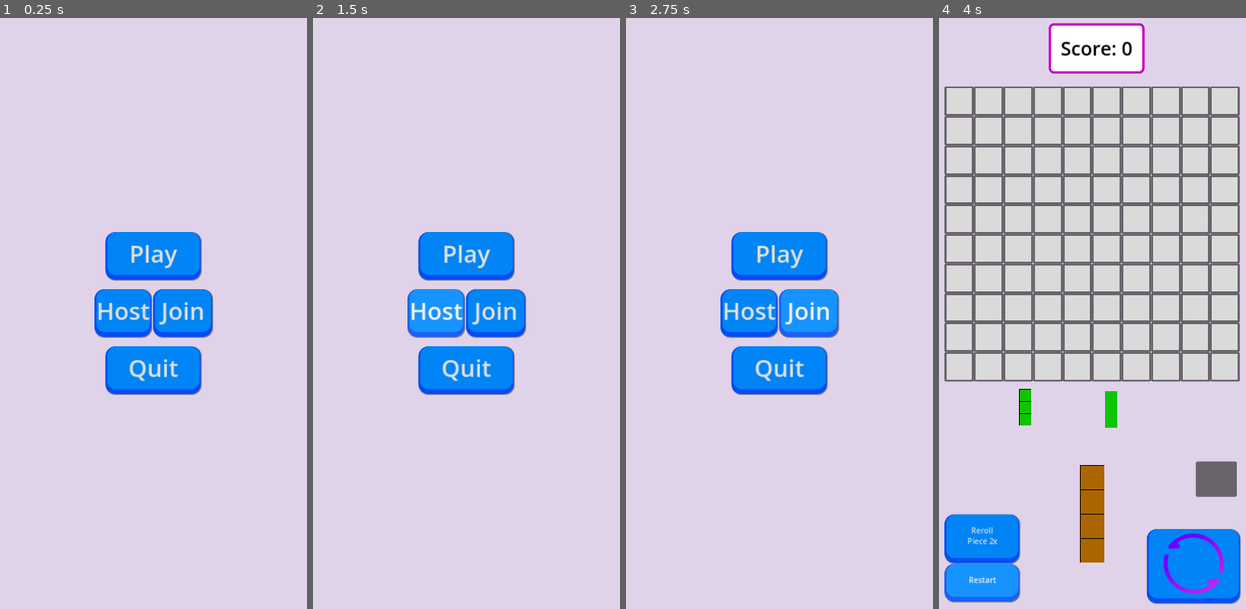
Above: before the commit, frames 1-4 (left to right).
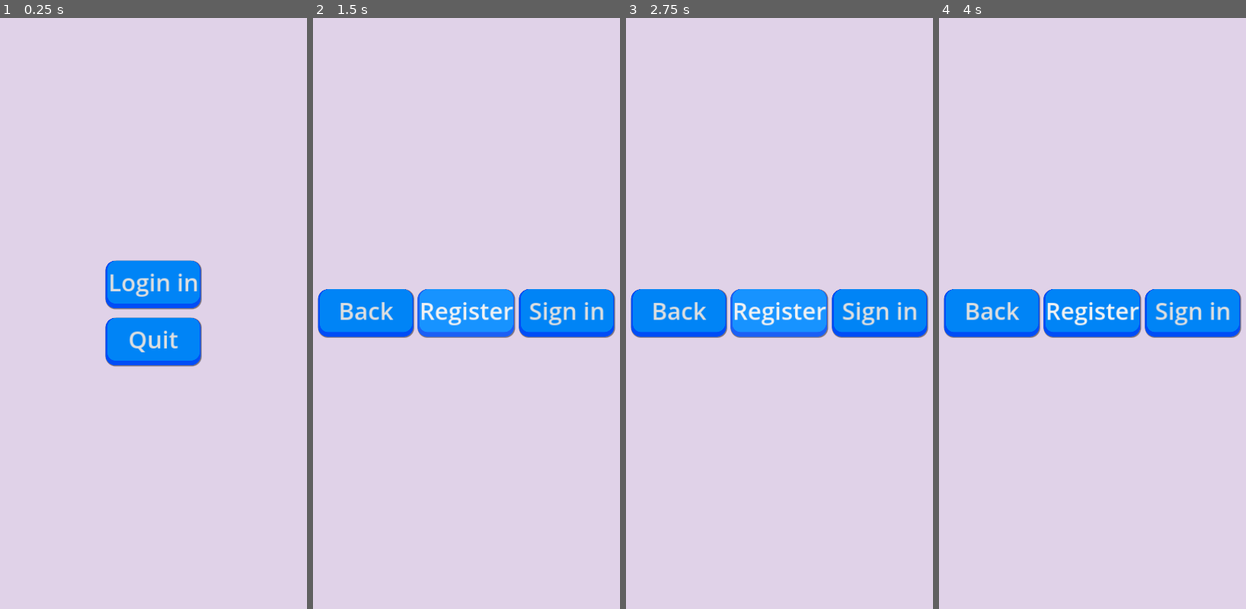
Above: after the commit, the same moments.

Repository: Awe0/Color-Jam
Game: Godot game, scene res://Scenes/Menu.tscn
Two runs of this game, one before a commit and one after it. Both use one fixed random seed, a clock stepped at 60 frames per second and the inputs below.
Inputs (mouse positions are in pixels of both pictures, inside the frame that each line leads up to):
- Up to frame 1 (0.25 s): no input
- Up to frame 2 (1.5 s): click (466, 283) at 0.5 s, where only the run after the commit has a clickable "Login in"; click (435, 313) at 1.25 s, where only the run before the commit has a clickable "Host"
- Up to frame 3 (2.75 s): click (807, 313) at 2 s, where only the run before the commit has a clickable "Join"
- Up to frame 4 (4 s): click (1092, 254) at 2.75 s, where only the run before the commit has a clickable "Play"; click (981, 585) at 3.5 s, where only the run before the commit has a clickable "Restart"

The runs differ from the first frame. In frame 1, 6.3% of the frame differs, in the area x 30-70%, y 36-64%; in frame 2, 11%; in frame 3, 11%; in frame 4, 30%, in the area x 1-99%, y 0-100%.

Commit message:
modif menu

Diff:
--- a/Scenes/Menu.tscn
+++ b/Scenes/Menu.tscn
@@ -35,6 +35,7 @@
 alignment = 1
 
 [node name="Play" type="Label" parent="VBoxContainer"]
+visible = false
 layout_mode = 2
 theme_override_font_sizes/font_size = 50
 horizontal_alignment = 1
@@ -77,18 +78,10 @@
 grow_horizontal = 2
 grow_vertical = 2
 
-[node name="HBoxContainer" type="HBoxContainer" parent="VBoxContainer/Multi/MarginContainer"]
-layout_mode = 2
-
-[node name="join_button" type="Button" parent="VBoxContainer/Multi/MarginContainer/HBoxContainer"]
+[node name="login_button" type="Button" parent="VBoxContainer/Multi/MarginContainer"]
 layout_mode = 2
 theme_override_font_sizes/font_size = 50
-text = "Host"
-
-[node name="host_button" type="Button" parent="VBoxContainer/Multi/MarginContainer/HBoxContainer"]
-layout_mode = 2
-theme_override_font_sizes/font_size = 50
-text = " Join "
+text = "Login in"
 
 [node name="Quit" type="Label" parent="VBoxContainer"]
 layout_mode = 2
@@ -115,4 +108,5 @@
 text = "Quit"
 
 [connection signal="pressed" from="VBoxContainer/Play/MarginContainer/play_button" to="." method="_on_play_button_pressed"]
+[connection signal="pressed" from="VBoxContainer/Multi/MarginContainer/login_button" to="." method="_on_login_button_pressed"]
 [connection signal="pressed" from="VBoxContainer/Quit/MarginContainer/quit_button" to="." method="_on_quit_button_pressed"]
--- a/Scripts/menu.gd
+++ b/Scripts/menu.gd
@@ -8,3 +8,6 @@
 
 func _on_quit_button_pressed() -> void:
 	get_tree().quit()
+
+func _on_login_button_pressed() -> void:
+	get_tree().change_scene_to_file("res://Scenes/Login.tscn")
